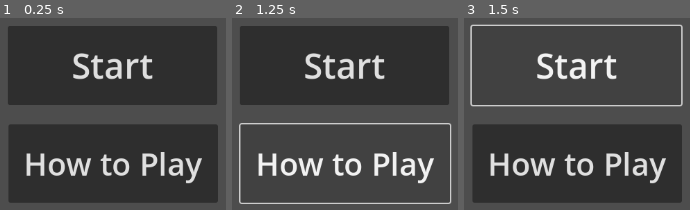
Above: before the commit, frames 1-3 (left to right).
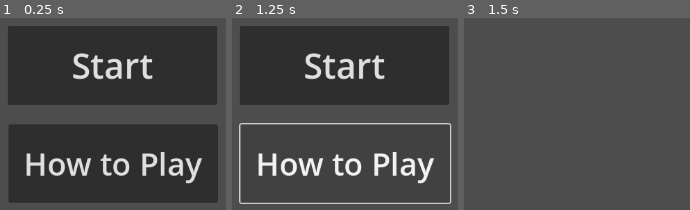
Above: after the commit, the same moments.

Repository: nyan-kaaaat/Mocha-and-Monsters
Game: Godot game, scene res://controller/MainMenu.tscn
Two runs of this game, one before a commit and one after it. Both use one fixed random seed, a clock stepped at 60 frames per second and the inputs below. Before the commit the project starts from res://view/MainMenuView.tscn.
Inputs:
- Up to frame 1 (0.25 s): no input
- Up to frame 2 (1.25 s): click "How to Play" at 0.5 s
- Up to frame 3 (1.5 s): click "Start" at 1.25 s

Frames 1-2 are identical in both runs. In frame 3, 41% of the frame differs, in the area x 2-97%, y 3-97%.

Commit message:
created signals for start and instruction buttobs, created game object nodes for game scene, moved files around and renamed menue scene and script

Diff:
--- a/mocha-and-monsters-game/view/MainMenuView.tscn
+++ b/mocha-and-monsters-game/controller/MainMenu.tscn
@@ -1,4 +1,6 @@
-[gd_scene format=3 uid="uid://dq6s70w0ol1ou"]
+[gd_scene load_steps=2 format=3 uid="uid://dq6s70w0ol1ou"]
+
+[ext_resource type="Script" path="res://controller/main_menu.gd" id="1_h501w"]
 
 [node name="MainMenuView" type="Control"]
 layout_mode = 3
@@ -9,6 +11,7 @@
 anchor_bottom = 0.5
 grow_horizontal = 2
 grow_vertical = 2
+script = ExtResource("1_h501w")
 
 [node name="Start Button" type="Button" parent="."]
 texture_filter = 1
@@ -35,3 +38,6 @@
 offset_bottom = 198.0
 theme_override_font_sizes/font_size = 45
 text = "How to Play"
+
+[connection signal="pressed" from="Start Button" to="." method="_on_start_button_pressed"]
+[connection signal="pressed" from="Instruction Button" to="." method="_on_instruction_button_pressed"]
--- /dev/null
+++ b/mocha-and-monsters-game/controller/game.tscn
@@ -0,0 +1,11 @@
+[gd_scene format=3 uid="uid://ci86k2o47mbg4"]
+
+[node name="Game" type="Node2D"]
+
+[node name="CoffeeMaker" type="Node2D" parent="."]
+
+[node name="Money" type="Node2D" parent="."]
+
+[node name="Affection" type="Node2D" parent="."]
+
+[node name="Levels(?)" type="Node2D" parent="."]
--- /dev/null
+++ b/mocha-and-monsters-game/controller/main_menu.gd
@@ -0,0 +1,8 @@
+extends Control
+
+
+func _on_start_button_pressed() -> void:
+	get_tree().change_scene_to_file("res://controller/game.tscn")
+
+func _on_instruction_button_pressed() -> void:
+	pass # Replace with function body.
--- a/mocha-and-monsters-game/game.tscn
+++ /dev/null
@@ -1,3 +0,0 @@
-[gd_scene format=3 uid="uid://ci86k2o47mbg4"]
-
-[node name="Node2D" type="Node2D"]
--- a/mocha-and-monsters-game/project.godot
+++ b/mocha-and-monsters-game/project.godot
@@ -11,7 +11,7 @@
 [application]
 
 config/name="Mocha and Monsters Game"
-run/main_scene="res://view/MainMenuView.tscn"
+run/main_scene="res://controller/MainMenu.tscn"
 config/features=PackedStringArray("4.3", "GL Compatibility")
 config/icon="res://icon.svg"
 
